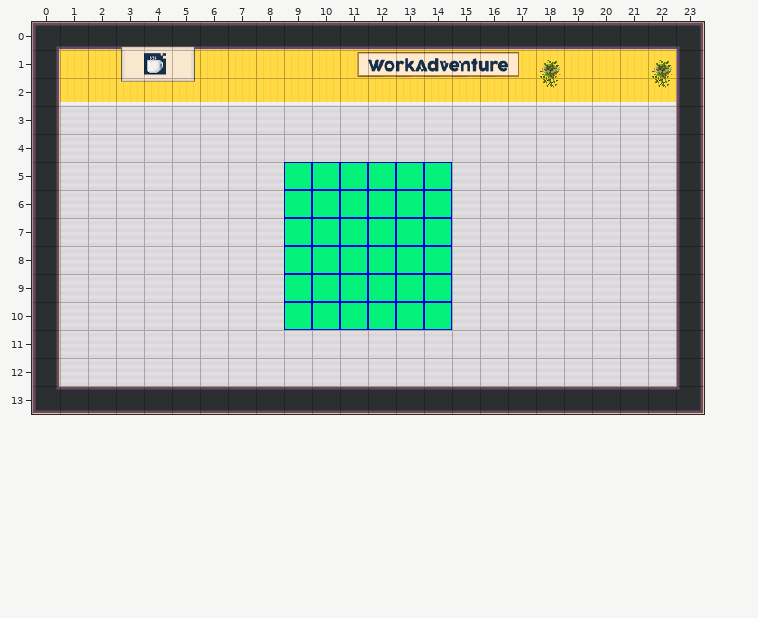
Level history. Tiled map (JSON): lobby.tmj. The picture above is the old version.
Cells are 32x32 px. Shown: x 0..23, y 0..13.
Once edited:
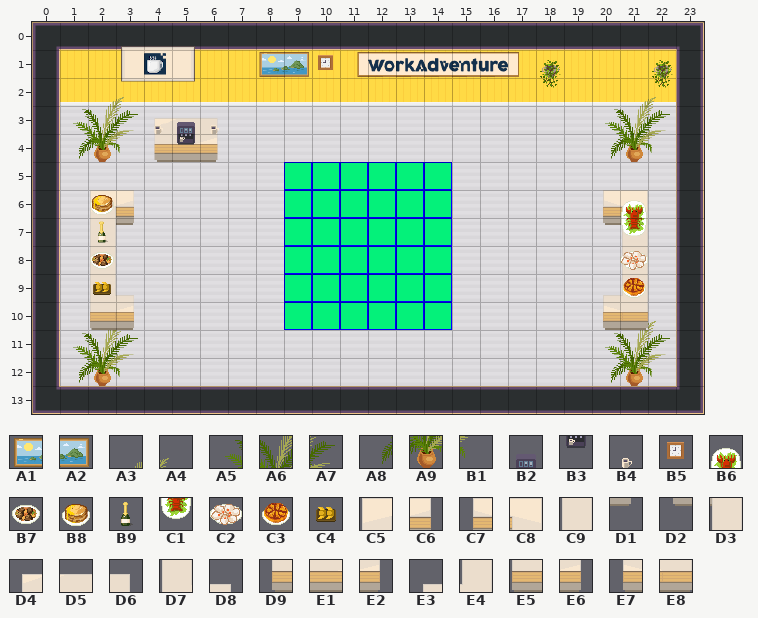
Key: from "WA_Decoration": A1 0, A2 1, A3 61, A4 62, A5 72, A6 73, A7 74, A8 84, A9 85, B1 86; from "WA_Miscellaneous": B2 46, B3 56, B4 59, B5 78, B6 90, B7 91, B8 93, B9 96, C1 100, C2 102, C3 103, C4 104; from "WA_Tables": C5 70, C6 71, C7 78, C8 79, C9 80, D1 81, D2 88, D3 89, D4 95, D5 96, D6 97, D7 100, D8 101, D9 105, E1 106, E2 107, E3 108, E4 109, E5 110, E6 111, E7 118, E8 119.
__ is an empty cell.
Tiles of an added or newly shown layer are drawn over the layers below it.
The exact change:
Changed rows in their new state; .. is an unchanged cell.
Layer "furniture/furniture1":
first column x 1:
 1 .. .. .. .. .. .. .. A1 A2 B5 .. .. .. .. .. .. .. .. .. .. .. ..
 2 .. A3 A4 .. .. .. .. .. .. .. .. .. .. .. .. .. .. .. .. .. A3 A4
 3 A5 A6 A7 D4 D5 D6 .. .. .. .. .. .. .. .. .. .. .. .. .. A5 A6 A7
 4 A8 A9 B1 D9 E1 E2 .. .. .. .. .. .. .. .. .. .. .. .. .. A8 A9 B1
 6 .. C5 C6 .. .. .. .. .. .. .. .. .. .. .. .. .. .. .. .. C7 C8 ..
 7 .. C9 D1 .. .. .. .. .. .. .. .. .. .. .. .. .. .. .. .. D2 D3 ..
 8 .. C9 .. .. .. .. .. .. .. .. .. .. .. .. .. .. .. .. .. .. C9 ..
 9 .. D7 D8 .. .. .. .. .. .. .. .. .. .. .. .. .. .. .. .. E3 E4 ..
10 .. E5 E6 .. .. .. .. .. .. .. .. .. .. .. .. .. .. .. .. E7 E8 A4
11 A5 A6 A7 .. .. .. .. .. .. .. .. .. .. .. .. .. .. .. .. A5 A6 A7
12 A8 A9 B1 .. .. .. .. .. .. .. .. .. .. .. .. .. .. .. .. A8 A9 B1
Layer "furniture/plats" (added):
first column x 2:
 3 .. .. B4 B2 B4 .. .. .. .. .. .. .. .. .. .. .. .. .. .. ..
 4 .. .. .. B3 .. .. .. .. .. .. .. .. .. .. .. .. .. .. .. ..
 6 B8 .. .. .. .. .. .. .. .. .. .. .. .. .. .. .. .. .. .. B6
 7 B9 .. .. .. .. .. .. .. .. .. .. .. .. .. .. .. .. .. .. C1
 8 B7 .. .. .. .. .. .. .. .. .. .. .. .. .. .. .. .. .. .. C2
 9 C4 .. .. .. .. .. .. .. .. .. .. .. .. .. .. .. .. .. .. C3
Boxes around the changes in both pictures, in picture pixels (x1, y1, x2, y2):
added: (259, 52, 333, 77)
added: (73, 97, 219, 162)
added: (605, 97, 670, 162)
added: (73, 190, 138, 386)
added: (603, 190, 670, 386)
